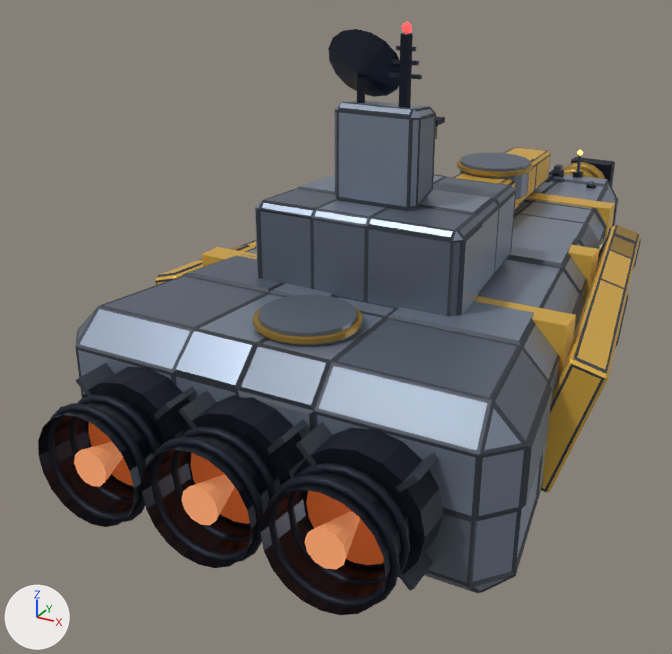
One commit to the glTF model models/ships/vanguard.glb: the scene before it, then after it.
One viewpoint serves both versions: a 50 mm lens placed at (5.12, -12.97, 5.54), pointed at (-1.59, -0.78, -0.55). Arrows for +X, +Y and +Z are at lower left; the lights stay in place. The older version comes first. Where no turn or scale is listed for an object, it has been applied to the vertices. Vertices at exactly the same position are counted once.

Before the edit, the objects in view are built like this:
```python
ob_radar_mesh = bpy.data.objects.new('radar_mesh', me_radar_mesh)
ob_radar_mesh.location = (-0.3, -2.44, 3.85)
ob_vanguard_mesh = bpy.data.objects.new('vanguard_mesh', me_vanguard_mesh)
ob_vanguard_mesh.location = (0.0, 3.08, 0.0)
```
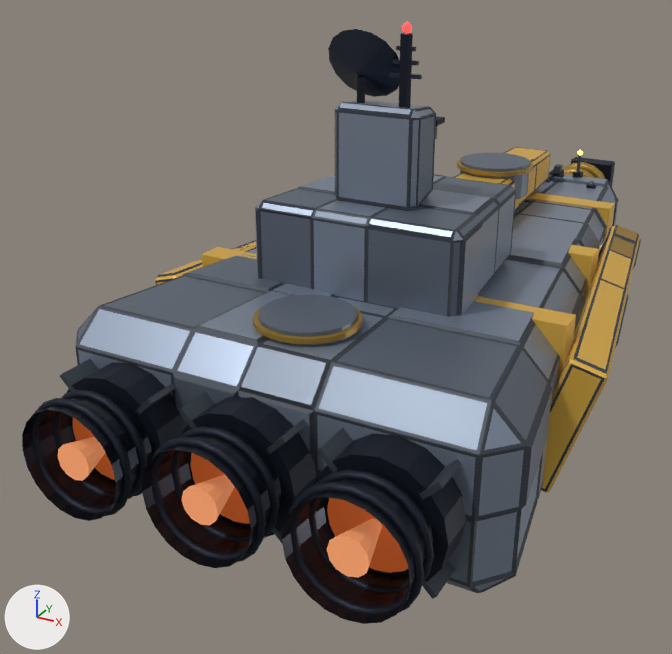
Where the change shows, as pixel boxes (x1, y1, x2, y2) in the pictures (672 x 654 px; the box of a moved part takes in the faces that stretch with it):
'vanguard_mesh', reshaped: before (38, 33, 641, 615); after (22, 33, 641, 624)
part 1 of me_vanguard_mesh, moved or reshaped: before (82, 367, 190, 488); after (67, 362, 184, 496)
part 2 of me_vanguard_mesh, moved or reshaped: before (69, 395, 161, 503); after (53, 390, 147, 499)
part 3 of me_vanguard_mesh, moved or reshaped: before (48, 403, 147, 522); after (32, 398, 132, 516)
part 4 of me_vanguard_mesh, moved or reshaped: before (293, 428, 443, 577); after (314, 433, 466, 582)
part 5 of me_vanguard_mesh, moved or reshaped: before (288, 463, 410, 585); after (309, 470, 434, 593)
part 6 of me_vanguard_mesh, moved or reshaped: before (268, 475, 400, 606); after (289, 482, 424, 614)
part 7 of me_vanguard_mesh, moved or reshaped: before (38, 395, 166, 527); after (22, 390, 152, 521)
part 8 of me_vanguard_mesh, moved or reshaped: before (260, 462, 410, 615); after (282, 469, 433, 624)
part 9 of me_vanguard_mesh, moved or reshaped: before (154, 386, 196, 420); after (136, 382, 176, 414)
part 10 of me_vanguard_mesh, moved or reshaped: before (76, 363, 114, 397); after (60, 359, 99, 391)
part 11 of me_vanguard_mesh, moved or reshaped: before (396, 453, 438, 492); after (419, 459, 462, 499)
part 12 of me_vanguard_mesh, moved or reshaped: before (296, 422, 332, 466); after (317, 428, 353, 473)
part 13 of me_vanguard_mesh, moved or reshaped: before (399, 553, 433, 591); after (422, 560, 455, 599)
part 14 of me_vanguard_mesh, moved or reshaped: before (89, 422, 133, 486); after (73, 418, 115, 480)
part 15 of me_vanguard_mesh, moved or reshaped: before (306, 491, 384, 565); after (327, 498, 408, 573)
part 16 of me_vanguard_mesh, moved or reshaped: before (74, 442, 123, 487); after (58, 437, 105, 481)
part 17 of me_vanguard_mesh, moved or reshaped: before (305, 512, 360, 570); after (327, 519, 382, 578)
part 18 of me_vanguard_mesh, moved or reshaped: before (173, 199, 626, 402); after (173, 199, 626, 392)
part 19 of me_vanguard_mesh, moved or reshaped (not visible before): after (173, 373, 238, 429)

What the commit changed:
me_vanguard_mesh has 5449 vertices, 10280 faces and spans x -3.3..3.3, y -9.7..5.9, z -1.3..4.3.
me_vanguard_mesh is used by ob_vanguard_mesh; location (0.0, 3.08, 0.0).
me_vanguard_mesh part 1: the loose piece of 32 vertices spanning x -2.3..-0.7, y -9.0..-8.5, z -0.8..0.8 is moved by (-0.2, 0.0, 0.0).
me_vanguard_mesh part 2: the loose piece of 120 vertices spanning x -2.2..-0.8, y -9.3..-9.2, z -0.7..0.7 is moved by (-0.2, 0.0, 0.0).
me_vanguard_mesh part 3: the loose piece of 120 vertices spanning x -2.2..-0.7, y -9.6..-9.5, z -0.7..0.7 is moved by (-0.2, 0.0, 0.0).
me_vanguard_mesh part 4: the loose piece of 32 vertices spanning x 0.7..2.3, y -9.0..-8.5, z -0.8..0.8 is moved by (0.2, 0.0, 0.0).
me_vanguard_mesh part 5: the loose piece of 120 vertices spanning x 0.8..2.2, y -9.3..-9.2, z -0.7..0.7 is moved by (0.2, 0.0, 0.0).
me_vanguard_mesh part 6: the loose piece of 120 vertices spanning x 0.7..2.2, y -9.6..-9.5, z -0.7..0.7 is moved by (0.2, 0.0, 0.0).
me_vanguard_mesh part 7: the loose piece of 40 vertices spanning x -2.2..-0.8, y -9.7..-8.5, z -0.7..0.7 is moved by (-0.2, 0.0, 0.0).
me_vanguard_mesh part 8: the loose piece of 40 vertices spanning x 0.8..2.2, y -9.7..-8.5, z -0.7..0.7 is moved by (0.2, 0.0, 0.0).
me_vanguard_mesh part 9: the loose piece of 8 vertices spanning x -1.0..-0.8, y -9.1..-8.6, z 0.4..0.7 is moved by (-0.2, 0.0, 0.0).
me_vanguard_mesh part 10: the loose piece of 8 vertices spanning x -2.2..-1.9, y -9.1..-8.6, z 0.4..0.7 is moved by (-0.2, 0.0, 0.0).
me_vanguard_mesh part 11: the loose piece of 8 vertices spanning x 1.9..2.2, y -9.1..-8.6, z 0.4..0.7 is moved by (0.2, 0.0, 0.0).
me_vanguard_mesh part 12: the loose piece of 8 vertices spanning x 0.8..1.0, y -9.1..-8.6, z 0.4..0.7 is moved by (0.2, 0.0, 0.0).
me_vanguard_mesh part 13: the loose piece of 8 vertices spanning x 1.9..2.2, y -9.1..-8.6, z -0.7..-0.4 is moved by (0.2, 0.0, 0.0).
me_vanguard_mesh part 14: the loose piece of 40 vertices spanning x -2.0..-0.9, y -9.1..-9.0, z -0.6..0.6 is moved by (-0.2, 0.0, 0.0).
me_vanguard_mesh part 15: the loose piece of 40 vertices spanning x 0.9..2.0, y -9.1..-9.0, z -0.6..0.6 is moved by (0.2, 0.0, 0.0).
me_vanguard_mesh part 16: the loose piece of 24 vertices spanning x -1.7..-1.3, y -9.7..-9.1, z -0.2..0.2 is moved by (-0.2, 0.0, 0.0).
me_vanguard_mesh part 17: the loose piece of 24 vertices spanning x 1.3..1.7, y -9.7..-9.1, z -0.2..0.2 is moved by (0.2, 0.0, 0.0).
me_vanguard_mesh part 18: 67 of 5449 vertices moved; they spanned x -3.2..3.0, y -8.6..-2.5, z -1.2..2.2 and now span x -3.3..3.0, y -8.6..2.4, z -1.2..2.2; mean shift (0.0, 0.7, 0.0); largest move (-0.3, -8.6, 0.8) -> (-1.1, 2.4, 0.5).
me_vanguard_mesh part 19: 8 of 5449 vertices moved; they spanned x -1.2..-0.5, y 2.1..2.4, z 0.1..0.9 and now span x -1.2..-0.3, y -8.6..2.4, z 0.1..0.9; mean shift (0.1, -5.5, 0.0); largest move (-0.5, 2.4, 0.6) -> (-1.1, -8.6, 0.8).
